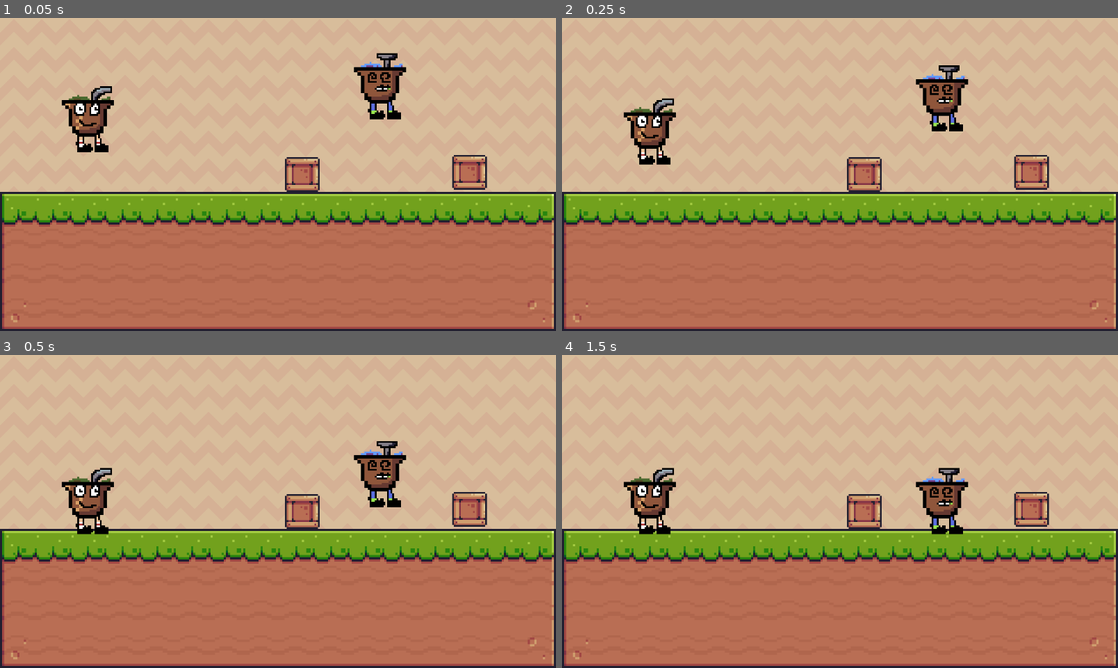
Above: before the commit, frames 1-4 (two rows, left to right).
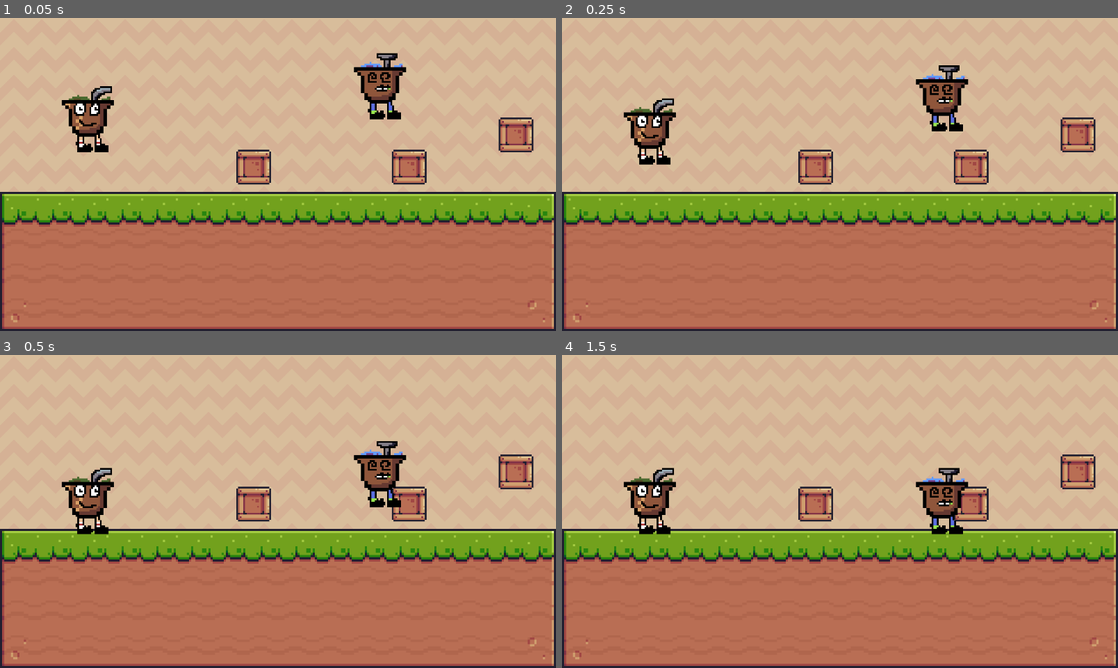
Above: after the commit, the same moments.

Repository: gastonalt/cebadisimos
Game: Godot game, scene res://level.tscn
Same seed, same stepped clock (60 frames per second), same inputs: the game is played once before the commit and once after it.
Inputs:
- Up to frame 1 (0.05 s): no input
- Up to frame 2 (0.25 s): no input
- Up to frame 3 (0.5 s): no input
- Up to frame 4 (1.5 s): hold G 0.53-1.28 s; tap Enter at 1.25 s; tap G at 1.35 s

The runs differ from the first frame. In frame 1, 3.4% of the frame differs, in the area x 42-96%, y 31-56%; in frame 2, 3.4%; in frame 3, 3.4%; in frame 4, 3.3%.

Commit message:
Ahora tenemos dos jugadores y dos armas :)

Diff:
--- /dev/null
+++ b/GameManager.gd
@@ -0,0 +1,16 @@
+extends Node
+
+signal jugador_muerto(player_id: int)
+
+# Called when the node enters the scene tree for the first time.
+func _ready() -> void:
+	pass # Replace with function body.
+
+
+# Called every frame. 'delta' is the elapsed time since the previous frame.
+func _process(delta: float) -> void:
+	var jugadores = get_tree().get_nodes_in_group("jugadores");
+	if jugadores.size() < 2:
+		print("El jugador " + jugadores.get(0).name + " gana!")
+		get_tree().reload_current_scene()
+		pass
--- /dev/null
+++ b/bala.gd
@@ -0,0 +1,23 @@
+extends Area2D
+
+@export var speed: float = 600.0
+var player_id: int
+var direccion
+
+func _ready():
+	if get_tree().get_nodes_in_group("jugadores")[player_id - 1].get_node("Sprite2D").flip_h:
+		direccion = -1
+	else:
+		direccion = 1
+
+func _physics_process(delta: float) -> void:
+	position.x += direccion * speed * delta
+
+	# Si se va de la pantalla → se borra
+	if not get_viewport_rect().has_point(global_position):
+		queue_free()
+
+func _on_body_entered(body: Node2D) -> void:
+	if body.player_id != player_id:
+		body.queue_free()
+		queue_free()  # la bala despawnea al impactar
--- /dev/null
+++ b/bala.tscn
@@ -0,0 +1,21 @@
+[gd_scene load_steps=4 format=3 uid="uid://bv0jyin4veabn"]
+
+[ext_resource type="Script" uid="uid://cgips4e3wokgp" path="res://bala.gd" id="1_ag3k0"]
+[ext_resource type="Texture2D" uid="uid://f4jesgu37xs6" path="res://icon.svg" id="1_jk513"]
+
+[sub_resource type="CircleShape2D" id="CircleShape2D_ag3k0"]
+radius = 4.0
+
+[node name="bala" type="Node2D"]
+
+[node name="bala" type="Area2D" parent="."]
+script = ExtResource("1_ag3k0")
+
+[node name="CollisionShape2D" type="CollisionShape2D" parent="bala"]
+shape = SubResource("CircleShape2D_ag3k0")
+
+[node name="Sprite2D" type="Sprite2D" parent="bala"]
+scale = Vector2(0.02, 0.02)
+texture = ExtResource("1_jk513")
+
+[connection signal="body_entered" from="bala" to="bala" method="_on_body_entered"]
--- a/caja.gd
+++ b/caja.gd
@@ -12,6 +12,5 @@
 		pass
 
 func _on_area_entered(area: Area2D) -> void:
-	print("entro la balubi")
-	if "disparando" in area.owner and area.owner.disparando == true:
+	if ("disparando" in area.owner and area.owner.disparando == true) or area.name == "bala":
 		self.queue_free()  # eliminamos la caja
--- a/caja_con_arma.gd
+++ b/caja_con_arma.gd
@@ -13,7 +13,15 @@
 
 func _on_body_entered(body: Node2D) -> void:
 ## 	personaje.canShoot = true
-	var arma_scene = load("res://arma.tscn")
+	var armas_agarradas = body.get_node("arma_holder").get_children()
+	for arma in armas_agarradas:
+		arma.free()
+	var arma_scene = load("res://pistola.tscn") ## por defecto
+	match(owner.tipo_arma):
+		1:
+			arma_scene = load("res://pistola.tscn")
+		2:
+			arma_scene = load("res://escopeta.tscn")
 	var arma = arma_scene.instantiate()
 	arma.player_id = body.player_id
 	body.get_node("arma_holder").add_child(arma)
--- /dev/null
+++ b/caja_con_arma.tscn
@@ -0,0 +1,25 @@
+[gd_scene load_steps=5 format=3 uid="uid://ca7h5ne1as215"]
+
+[ext_resource type="Script" uid="uid://dbhlw5gv0kxkw" path="res://caja_con_arma2.gd" id="1_8l2sw"]
+[ext_resource type="Script" uid="uid://by48h6oxsecod" path="res://caja_con_arma.gd" id="1_ix5kr"]
+[ext_resource type="Texture2D" uid="uid://no8q2c7x7vsh" path="res://Idle.png" id="2_8l2sw"]
+
+[sub_resource type="RectangleShape2D" id="RectangleShape2D_8vihv"]
+size = Vector2(89, 79)
+
+[node name="CajaConArma" type="Node2D"]
+script = ExtResource("1_8l2sw")
+
+[node name="CajaConArma" type="Area2D" parent="."]
+script = ExtResource("1_ix5kr")
+
+[node name="CollisionShape2D" type="CollisionShape2D" parent="CajaConArma"]
+position = Vector2(0.5, -0.5)
+shape = SubResource("RectangleShape2D_8vihv")
+
+[node name="Sprite2D" type="Sprite2D" parent="CajaConArma"]
+texture_filter = 1
+scale = Vector2(4, 4)
+texture = ExtResource("2_8l2sw")
+
+[connection signal="body_entered" from="CajaConArma" to="CajaConArma" method="_on_body_entered"]
--- /dev/null
+++ b/caja_con_arma2.gd
@@ -0,0 +1,11 @@
+extends Node2D
+@export var tipo_arma: int = 1
+
+# Called when the node enters the scene tree for the first time.
+func _ready() -> void:
+	pass # Replace with function body.
+
+
+# Called every frame. 'delta' is the elapsed time since the previous frame.
+func _process(delta: float) -> void:
+	pass
--- a/arma.gd
+++ b/escopeta.gd
@@ -19,12 +19,11 @@
 	if Input.is_action_just_pressed(prefix + "shoot") and not disparando:
 		disparando = true
 		area.scale = Vector2(max_scale, max_scale)
-		anim.play("shooting")
+		anim.play("shooting_escopeta")
 
 		for body in area.get_overlapping_bodies():
 			if body.is_in_group("jugadores") and body.player_id != player_id:
 				body.queue_free()
-				print("El jugador %d gana (overlap inicial)" % player_id)
 
 	if disparando:
 		area.scale += Vector2.ONE * (-velocidad_crecimiento) * delta
@@ -36,8 +35,6 @@
 func _on_disparo_animation_animation_finished() -> void:
 	anim.stop()
 
-
 func _on_area_impacto_body_entered(body: Node2D) -> void:
 	if body.player_id != player_id and disparando:
 		body.queue_free()
-		print("El jugador " + String.num(player_id) + " gana.")
--- a/arma.tscn
+++ b/escopeta.tscn
@@ -1,27 +1,27 @@
 [gd_scene load_steps=11 format=3 uid="uid://dn7sg5avpausj"]
 
-[ext_resource type="Script" uid="uid://c7m3knyafvu0q" path="res://arma.gd" id="1_uya3a"]
-[ext_resource type="Texture2D" uid="uid://c2sl3flbcl1lc" path="res://escopeta byCalasonic.png" id="1_vp40w"]
-[ext_resource type="Texture2D" uid="uid://djnxmxeosmhqw" path="res://All_Fire_Bullet_Pixel_16x16.png" id="3_bftl6"]
+[ext_resource type="Script" uid="uid://c7m3knyafvu0q" path="res://escopeta.gd" id="1_2ij0y"]
+[ext_resource type="Texture2D" uid="uid://c2sl3flbcl1lc" path="res://escopeta byCalasonic.png" id="2_kfevs"]
+[ext_resource type="Texture2D" uid="uid://djnxmxeosmhqw" path="res://All_Fire_Bullet_Pixel_16x16.png" id="3_5878n"]
 
 [sub_resource type="AtlasTexture" id="AtlasTexture_47or8"]
-atlas = ExtResource("3_bftl6")
+atlas = ExtResource("3_5878n")
 region = Rect2(576, 192, 32, 32)
 
 [sub_resource type="AtlasTexture" id="AtlasTexture_wlgde"]
-atlas = ExtResource("3_bftl6")
+atlas = ExtResource("3_5878n")
 region = Rect2(544, 192, 32, 32)
 
 [sub_resource type="AtlasTexture" id="AtlasTexture_bmbf3"]
-atlas = ExtResource("3_bftl6")
+atlas = ExtResource("3_5878n")
 region = Rect2(512, 192, 32, 32)
 
 [sub_resource type="AtlasTexture" id="AtlasTexture_bulvi"]
-atlas = ExtResource("3_bftl6")
+atlas = ExtResource("3_5878n")
 region = Rect2(480, 192, 32, 32)
 
 [sub_resource type="AtlasTexture" id="AtlasTexture_8pcjl"]
-atlas = ExtResource("3_bftl6")
+atlas = ExtResource("3_5878n")
 region = Rect2(448, 192, 32, 32)
 
 [sub_resource type="SpriteFrames" id="SpriteFrames_uwfed"]
@@ -49,25 +49,25 @@
 "texture": null
 }],
 "loop": false,
-"name": &"shooting",
+"name": &"shooting_escopeta",
 "speed": 25.0
 }]
 
 [sub_resource type="CircleShape2D" id="CircleShape2D_uya3a"]
 
-[node name="arma" type="Node2D"]
-script = ExtResource("1_uya3a")
+[node name="escopeta" type="Node2D"]
+script = ExtResource("1_2ij0y")
 
 [node name="textura" type="Sprite2D" parent="."]
 texture_filter = 1
-texture = ExtResource("1_vp40w")
+texture = ExtResource("2_kfevs")
 
 [node name="disparo_animation" type="AnimatedSprite2D" parent="."]
 texture_filter = 1
-position = Vector2(28, -3)
+position = Vector2(29, -3)
 scale = Vector2(0.59375, 0.59375)
 sprite_frames = SubResource("SpriteFrames_uwfed")
-animation = &"shooting"
+animation = &"shooting_escopeta"
 flip_h = true
 
 [node name="areaImpacto" type="Area2D" parent="."]
--- a/level.tscn
+++ b/level.tscn
@@ -1,9 +1,8 @@
-[gd_scene load_steps=12 format=4 uid="uid://vmkb030d4coo"]
+[gd_scene load_steps=10 format=4 uid="uid://vmkb030d4coo"]
 
 [ext_resource type="Texture2D" uid="uid://bomchkr6yq5rd" path="res://Terrain (16x16).png" id="1_u52ul"]
-[ext_resource type="Script" uid="uid://by48h6oxsecod" path="res://caja_con_arma.gd" id="5_1ainy"]
+[ext_resource type="PackedScene" uid="uid://ca7h5ne1as215" path="res://caja_con_arma.tscn" id="5_f2txt"]
 [ext_resource type="PackedScene" uid="uid://be6s76wssnhma" path="res://personaje.tscn" id="6_1ainy"]
-[ext_resource type="Texture2D" uid="uid://no8q2c7x7vsh" path="res://Idle.png" id="6_n6hdu"]
 [ext_resource type="Texture2D" uid="uid://33lkboc0javu" path="res://Brown.png" id="7_n6hdu"]
 [ext_resource type="PackedScene" uid="uid://fx2solxys0n1" path="res://caja.tscn" id="8_km5ld"]
 
@@ -185,40 +184,20 @@
 physics_layer_0/collision_layer = 1
 sources/0 = SubResource("TileSetAtlasSource_vonw3")
 
-[sub_resource type="RectangleShape2D" id="RectangleShape2D_km5ld"]
-size = Vector2(89, 79)
-
 [node name="Level" type="Node2D"]
 
 [node name="Background" type="TileMapLayer" parent="."]
 tile_map_data = PackedByteArray("AAAAAAAAAAAAAAAAAAABAAAAAAAAAAAAAAACAAEAAAAAAAAAAAADAAEAAAAAAAAAAAAEAAEAAAAAAAAAAAAFAA …(2160 unchanged characters)…
 tile_set = SubResource("TileSet_i2t4f")
 
-[node name="StaticBody2D" type="StaticBody2D" parent="."]
-position = Vector2(640, 560)
-
-[node name="TileMapLayer" type="TileMapLayer" parent="StaticBody2D"]
+[node name="Mapa" type="TileMapLayer" parent="."]
 texture_filter = 1
-position = Vector2(-640, -560)
 scale = Vector2(5, 5)
 tile_map_data = PackedByteArray("AAAAAAUAAAAGAAAAAAABAAUAAAAHAAAAAAACAAUAAAAHAAAAAAADAAUAAAAHAAAAAAAEAAUAAAAHAAAAAAAFAA …(944 unchanged characters)…
 tile_set = SubResource("TileSet_oi3di")
 
-[node name="CajaConArma" type="Area2D" parent="."]
-position = Vector2(696, 360)
-script = ExtResource("5_1ainy")
-
-[node name="CollisionShape2D" type="CollisionShape2D" parent="CajaConArma"]
-position = Vector2(0.5, -0.5)
-shape = SubResource("RectangleShape2D_km5ld")
-
-[node name="Sprite2D" type="Sprite2D" parent="CajaConArma"]
-texture_filter = 1
-scale = Vector2(4, 4)
-texture = ExtResource("6_n6hdu")
-
 [node name="Caja" parent="." instance=ExtResource("8_km5ld")]
-position = Vector2(1081, 355)
+position = Vector2(942, 343)
 
 [node name="player1" parent="." instance=ExtResource("6_1ainy")]
 position = Vector2(202, 232)
@@ -229,4 +208,9 @@
 scale = Vector2(4, 4)
 player_id = 2
 
-[connection signal="body_entered" from="CajaConArma" to="CajaConArma" method="_on_body_entered"]
+[node name="CajaConArma" parent="." instance=ExtResource("5_f2txt")]
+position = Vector2(584, 343)
+
+[node name="CajaConArma2" parent="." instance=ExtResource("5_f2txt")]
+position = Vector2(1188, 269)
+tipo_arma = 2
--- a/personaje.gd
+++ b/personaje.gd
@@ -3,7 +3,7 @@
 @onready var sprite: Sprite2D = $Sprite2D  # o Sprite2D si no usás animaciones
 
 @export var player_id: int = 1  # 1 o 2 según el jugador
-
+var direction: int;
 ## @export var canShoot = false
 
 const SPEED = 300.0
@@ -29,7 +29,8 @@
 		velocity.y = JUMP_VELOCITY
 	# Get the input direction and handle the movement/deceleration.
 	# As good practice, you should replace UI actions with custom gameplay actions.
-	var direction = Input.get_axis(prefix + "left", prefix + "right")
+	direction = Input.get_axis(prefix + "left", prefix + "right")
+
 	var arma_holder = get_node("arma_holder")
 	if direction:
 		velocity.x = direction * SPEED
--- /dev/null
+++ b/pistola.gd
@@ -0,0 +1,21 @@
+extends Node2D
+
+@onready var anim = $disparo_animation
+@export var player_id: int = 1
+
+var disparando := false
+var bullet_scene: PackedScene = preload("res://bala.tscn")
+
+func _process(delta: float) -> void:
+	var prefix = "p%d_" % player_id
+	if Input.is_action_just_pressed(prefix + "shoot"):
+		_disparar()
+
+func _disparar() -> void:
+	var bala = bullet_scene.instantiate()
+	bala.global_position = global_position  # donde está el arma
+	bala.rotation = rotation                # hacia donde apunta el arma/jugador
+	bala.get_node("bala").player_id = player_id              # para que no se mate a sí mismo
+	get_tree().current_scene.add_child(bala)
+
+	anim.play("shooting_escopeta")
--- /dev/null
+++ b/pistola.tscn
@@ -0,0 +1,71 @@
+[gd_scene load_steps=10 format=3 uid="uid://dt1qhcq3gely"]
+
+[ext_resource type="Texture2D" uid="uid://b62f5sxi7aoyw" path="res://pistola byCalasonic.png" id="1_5krjw"]
+[ext_resource type="Script" uid="uid://d0g6m543hkp0r" path="res://pistola.gd" id="1_37mnn"]
+[ext_resource type="Texture2D" uid="uid://djnxmxeosmhqw" path="res://All_Fire_Bullet_Pixel_16x16.png" id="2_37mnn"]
+
+[sub_resource type="AtlasTexture" id="AtlasTexture_8pcjl"]
+atlas = ExtResource("2_37mnn")
+region = Rect2(448, 192, 32, 32)
+
+[sub_resource type="AtlasTexture" id="AtlasTexture_bulvi"]
+atlas = ExtResource("2_37mnn")
+region = Rect2(480, 192, 32, 32)
+
+[sub_resource type="AtlasTexture" id="AtlasTexture_bmbf3"]
+atlas = ExtResource("2_37mnn")
+region = Rect2(512, 192, 32, 32)
+
+[sub_resource type="AtlasTexture" id="AtlasTexture_wlgde"]
+atlas = ExtResource("2_37mnn")
+region = Rect2(544, 192, 32, 32)
+
+[sub_resource type="AtlasTexture" id="AtlasTexture_47or8"]
+atlas = ExtResource("2_37mnn")
+region = Rect2(576, 192, 32, 32)
+
+[sub_resource type="SpriteFrames" id="SpriteFrames_rdkys"]
+animations = [{
+"frames": [{
+"duration": 1.0,
+"texture": null
+}, {
+"duration": 1.0,
+"texture": SubResource("AtlasTexture_8pcjl")
+}, {
+"duration": 1.0,
+"texture": SubResource("AtlasTexture_bulvi")
+}, {
+"duration": 1.0,
+"texture": SubResource("AtlasTexture_bmbf3")
+}, {
+"duration": 1.0,
+"texture": SubResource("AtlasTexture_wlgde")
+}, {
+"duration": 1.0,
+"texture": SubResource("AtlasTexture_47or8")
+}, {
+"duration": 1.0,
+"texture": null
+}],
+"loop": false,
+"name": &"shooting",
+"speed": 25.0
+}]
+
+[node name="pistola" type="Node2D"]
+script = ExtResource("1_37mnn")
+
+[node name="textura" type="Sprite2D" parent="."]
+texture_filter = 1
+texture = ExtResource("1_5krjw")
+
+[node name="disparo_animation" type="AnimatedSprite2D" parent="."]
+texture_filter = 1
+position = Vector2(17, -2)
+scale = Vector2(0.59375, 0.59375)
+sprite_frames = SubResource("SpriteFrames_rdkys")
+animation = &"shooting"
+frame = 6
+frame_progress = 1.0
+flip_h = true
--- a/project.godot
+++ b/project.godot
@@ -14,6 +14,10 @@
 run/main_scene="res://level.tscn"
 config/features=PackedStringArray("4.4", "Mobile")
 config/icon="res://icon.svg"
+
+[autoload]
+
+GameManager="*res://GameManager.gd"
 
 [display]
 
Not shown, added: GameManager.gd.uid
Not shown, added: bala.gd.uid
Not shown, added: caja_con_arma2.gd.uid
Renamed: arma.gd.uid -> escopeta.gd.uid
Binary file added: pistola byCalasonic.png
Not shown, added: pistola byCalasonic.png.import
Not shown, added: pistola.gd.uid
Not shown, added: pistola.tscn2491902171.tmp
Not shown, added: pistola.tscn2497047984.tmp
